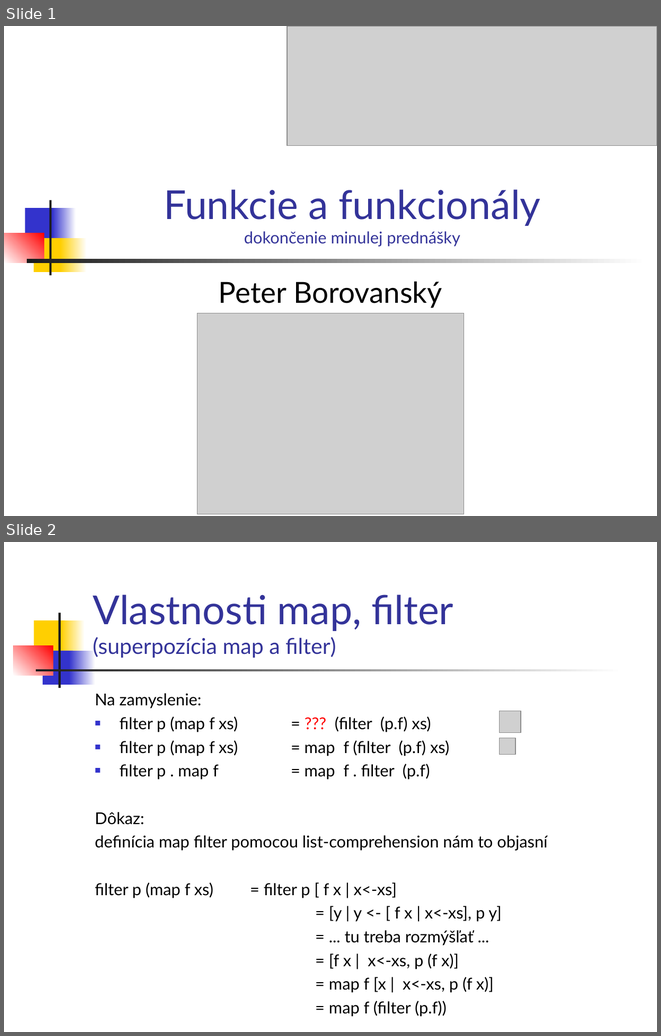
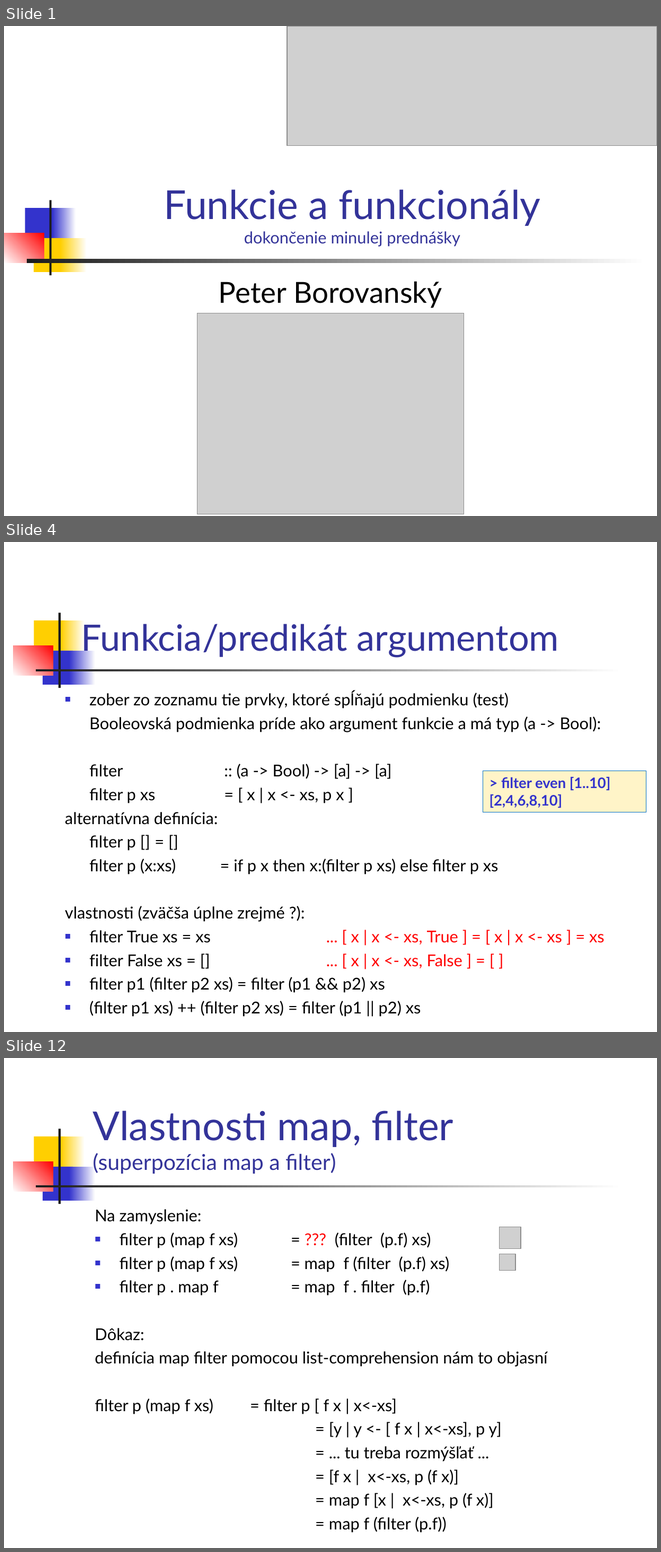
Before and after one commit to Funkcionalne/Prednasky, a slide deck: 03/03_fpro.ppt. Shown one above the other, each under a label of ours: slides 1 and 2 before the commit, slides 1, 4 and 12 after it; the slides between them are not shown. The pictures are 661x1036 and 661x1552 pixels, drawn with LibreOffice and Linux fonts; fonts in the diff are those of the drawing; grey boxes stand for pictures. Boxes give left, top, right and bottom in pixels: in the first picture for what was removed or moved away, otherwise in the second. Text is boxed around its words. In the diff, an @@ line names an element or a change of style, - is before the commit and + after.

```diff
--- a/03/03_fpro.ppt
+++ b/03/03_fpro.ppt
@@ slide 4 added at [4, 542, 657, 1032], background #FFFFFF; not listed: 7 template elements that a slide beside it also shows @@
@@ title added at [81, 624, 559, 658], 40 pt, text #333399 @@
+Funkcia/predikát argumentom
@@ text added at [65, 691, 604, 1016], 18 pt, text #000000 @@
+■ zober zo zoznamu tie prvky, ktoré spĺňajú podmienku (test)
+Booleovská podmienka príde ako argument funkcie a má typ (a -> Bool):
+filter :: (a -> Bool) -> [a] -> [a]
+filter p xs = [ x | x <- xs, p x ]
+alternatívna definícia:
+filter p [] = []
+filter p (x:xs) = if p x then x:(filter p xs) else filter p xs
+vlastnosti (zväčša úplne zrejmé ?):
+■ filter True xs = xs ... [ x | x <- xs, True ] = [ x | x <- xs ] = xs
+■ filter False xs = [] ... [ x | x <- xs, False ] = [ ]
+■ filter p1 (filter p2 xs) = filter (p1 && p2) xs
+■ (filter p1 xs) ++ (filter p2 xs) = filter (p1 || p2) xs
@@ rectangle added at [483, 770, 646, 812], fill #FFF4C8, outline #0070C0 0.74 pt, 16 pt, text #3333CC, bold @@
+> filter even [1..10]
+[2,4,6,8,10]
@@ what was slide 2 is now slide 12 @@
```
Also in this commit, not shown: 1 slide changed, 9 other slides added, 2 other files.
